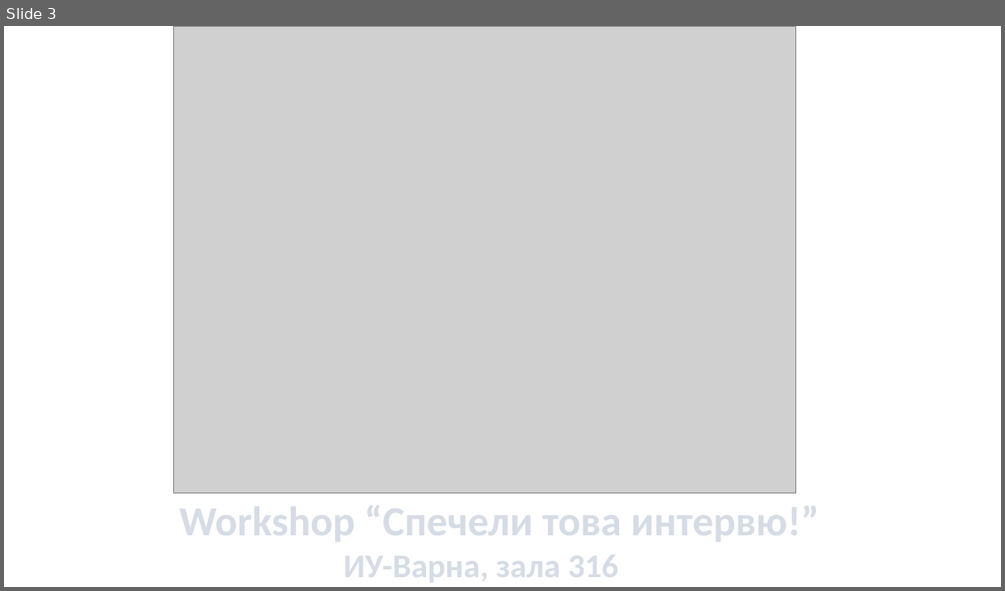
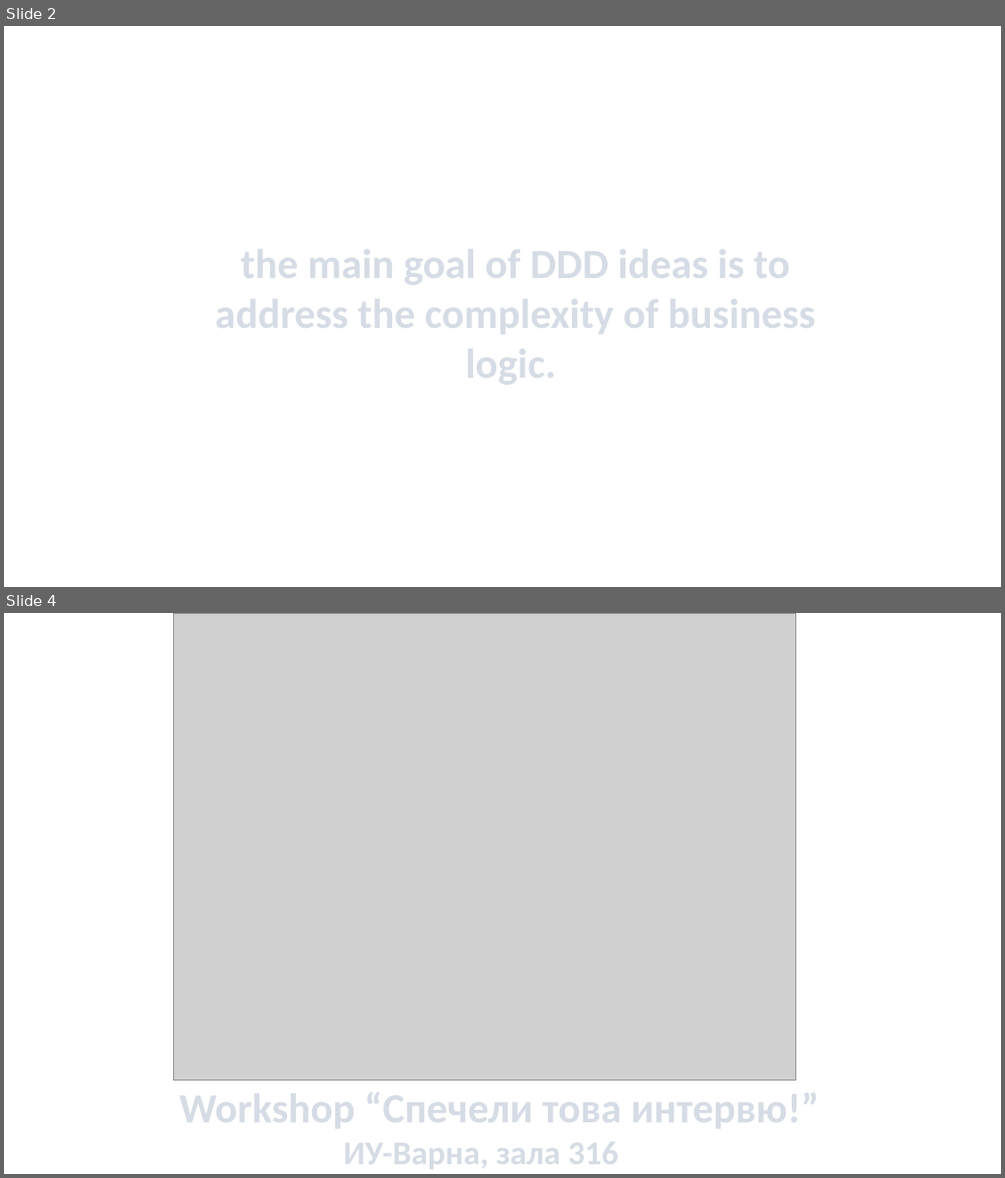
Before and after one commit to profjordanov/doctorate, a slide deck: article/present/hc.pptx. Shown one above the other, each under a label of ours: slide 3 before the commit, slides 2 and 4 after it; the slides between them are not shown. The pictures are 1005x591 and 1005x1178 pixels, drawn with LibreOffice and Linux fonts; fonts in the diff are those of the drawing; grey boxes stand for pictures; background and template pictures are left out. Boxes give left, top, right and bottom in pixels: in the first picture for what was removed or moved away, otherwise in the second. Text is boxed around its words. In the diff, an @@ line names an element or a change of style, - is before the commit and + after.

```diff
--- a/article/present/hc.pptx
+++ b/article/present/hc.pptx
@@ slide 2 added at [4, 26, 1001, 587], background picture (left out) @@
@@ text added at [215, 249, 816, 384], 40 pt, text pattern #44546A on #D6DCE5, bold @@
+the main goal of DDD ideas is to address the complexity of business logic.
@@ what was slide 3 is now slide 4 @@
```
Also in this commit, not shown: 2 other slides added, 2 slides removed, 1 other file.
